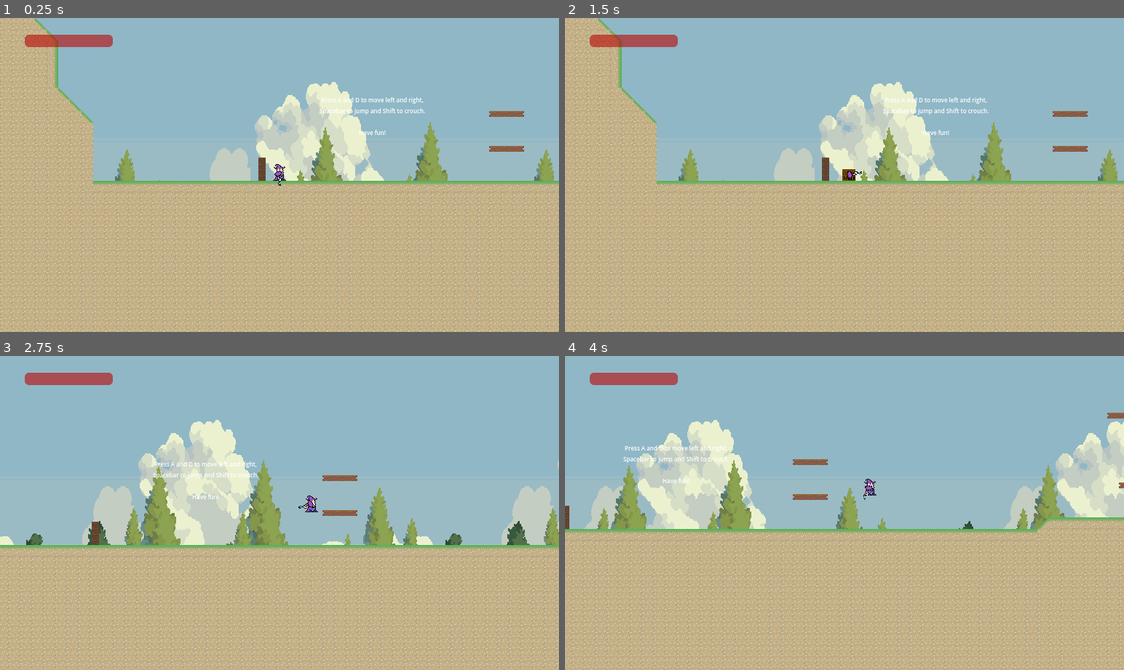
Above: before the commit, frames 1-4 (two rows, left to right).
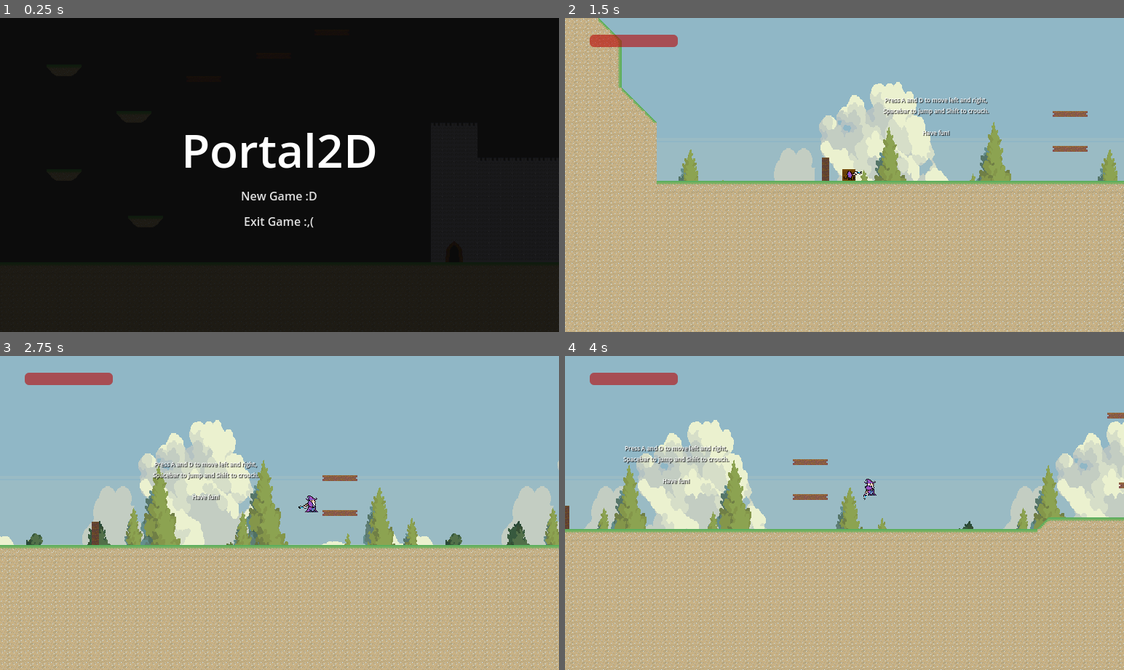
Above: after the commit, the same moments.

Repository: haruo-gabriel/portal2d
Game: Godot game, scene res://interface/scenes/main_menu/main_menu.tscn
Two runs of this game, one before a commit and one after it. Both use one fixed random seed, a clock stepped at 60 frames per second and the inputs below. Before the commit the project starts from res://levels/level_1/level_scene.tscn.
Inputs (mouse positions are in pixels of both pictures, inside the frame that each line leads up to):
- Up to frame 1 (0.25 s): no input
- Up to frame 2 (1.5 s): click (844, 196) at 0.5 s, where only the run after the commit has a clickable "New Game :D"; tap A (move_left) at 1.25 s; move the mouse to (967, 159) at 1.27 s; hold D (move_right) from 1.28 s (still down); hold Shift (crouch) from 1.28 s (still down)
- Up to frame 3 (2.75 s): keep holding D (move_right); tap Space (jump) at 1.52, 2.27 s; tap A (move_left) at 2 s; move the mouse to (167, 528) at 2.02 s; release Shift (crouch) at 2.03 s; click (167, 528) at 2.1 s
- Up to frame 4 (4 s): tap A (move_left) at 2.75 s; move the mouse to (900, 443) at 2.77 s; release D (move_right) at 2.78 s; hold A (move_left) 2.78-3.53 s; right-click (900, 443) at 2.85 s; move the mouse to (816, 575) at 3.52 s; hold D (move_right) from 3.53 s (still down); tap Shift (crouch) at 3.6 s; tap Space (jump) at 3.77 s

The runs differ from the first frame. In frame 1, 100% of the frame differs, in the area x 0-100%, y 0-100%; in frame 2, 0.3%; in frame 3, 0.3%; in frame 4, 0.3%.

Commit message:
Organizing interface directories
Now, the main scene is main_menu.tscn.
The audio buses are fixed.
And some other tweaks.

Diff:
--- a/godot project/characters/player/player.tscn
+++ b/godot project/characters/player/player.tscn
@@ -182,18 +182,23 @@
 [node name="PortalGunshotSFX" type="AudioStreamPlayer" parent="."]
 stream = ExtResource("11_i1l3k")
 volume_db = 12.0
+bus = &"SFX"
 
 [node name="HitTakenSFX" type="AudioStreamPlayer" parent="."]
 stream = ExtResource("12_tmsxg")
+bus = &"SFX"
 
 [node name="JumpingSFX" type="AudioStreamPlayer" parent="."]
 stream = ExtResource("17_30li2")
+bus = &"SFX"
 
 [node name="LandingOnGrassSFX" type="AudioStreamPlayer" parent="."]
 stream = ExtResource("19_sietw")
+bus = &"SFX"
 
 [node name="LandingOnRockSFX" type="AudioStreamPlayer" parent="."]
 stream = ExtResource("22_7h58e")
+bus = &"SFX"
 
 [node name="Health" type="Node" parent="."]
 script = ExtResource("25_a7xhi")
--- a/godot project/default_bus_layout.tres
+++ b/godot project/default_bus_layout.tres
@@ -11,5 +11,5 @@
 bus/2/solo = false
 bus/2/mute = false
 bus/2/bypass_fx = false
-bus/2/volume_db = -33.0022
+bus/2/volume_db = -5.93425
 bus/2/send = &"Master"
--- a/godot project/interface/ending_credits.tscn
+++ b/godot project/interface/scenes/ending_credits/ending_credits.tscn
@@ -1,7 +1,7 @@
 [gd_scene load_steps=5 format=3 uid="uid://brlldqfwpgvlw"]
 
-[ext_resource type="Script" path="res://interface/ending_credits.gd" id="1_mmjqx"]
-[ext_resource type="AudioStream" uid="uid://dcc7x2s6uq6fg" path="res://interface/main_menu.wav" id="2_a1iot"]
+[ext_resource type="Script" path="res://interface/scenes/ending_credits/ending_credits.gd" id="1_x3m3b"]
+[ext_resource type="AudioStream" uid="uid://dcc7x2s6uq6fg" path="res://interface/scenes/main_menu/main_menu.wav" id="2_s55jm"]
 
 [sub_resource type="LabelSettings" id="LabelSettings_ijkpe"]
 font_size = 32
@@ -15,11 +15,11 @@
 anchor_bottom = 1.0
 grow_horizontal = 2
 grow_vertical = 2
-script = ExtResource("1_mmjqx")
+script = ExtResource("1_x3m3b")
 
 [node name="MainMenuMusic" type="AudioStreamPlayer" parent="."]
-stream = ExtResource("2_a1iot")
-volume_db = -80.0
+stream = ExtResource("2_s55jm")
+autoplay = true
 bus = &"Music"
 
 [node name="ColorRect" type="ColorRect" parent="."]
--- a/godot project/interface/main_menu.tscn
+++ b/godot project/interface/scenes/main_menu/main_menu.tscn
@@ -1,8 +1,8 @@
 [gd_scene load_steps=5 format=3 uid="uid://crkl8tssufrs4"]
 
-[ext_resource type="Script" path="res://interface/main_menu.gd" id="1_8dfm2"]
+[ext_resource type="Script" path="res://interface/scenes/main_menu/main_menu.gd" id="1_8dfm2"]
 [ext_resource type="TileSet" uid="uid://bxf11dynbrbke" path="res://levels/level_1/tile_set.tres" id="2_5a2tj"]
-[ext_resource type="AudioStream" uid="uid://dcc7x2s6uq6fg" path="res://interface/main_menu.wav" id="2_jbvjj"]
+[ext_resource type="AudioStream" uid="uid://dcc7x2s6uq6fg" path="res://interface/scenes/main_menu/main_menu.wav" id="2_jbvjj"]
 
 [sub_resource type="LabelSettings" id="LabelSettings_p5n8y"]
 font_size = 64
--- a/godot project/interface/pause.tscn
+++ b/godot project/interface/scenes/pause/pause.tscn
@@ -1,6 +1,6 @@
 [gd_scene load_steps=3 format=3 uid="uid://cq8lpg21erc5l"]
 
-[ext_resource type="Script" path="res://interface/pause.gd" id="1_lcqse"]
+[ext_resource type="Script" path="res://interface/scenes/pause/pause.gd" id="1_lcqse"]
 
 [sub_resource type="LabelSettings" id="LabelSettings_r4ed4"]
 font_size = 64
--- a/godot project/levels/level_1/level_scene.tscn
+++ b/godot project/levels/level_1/level_scene.tscn
@@ -7,7 +7,7 @@
 [ext_resource type="PackedScene" uid="uid://b5pd4lm1s4pue" path="res://levels/level_transition.tscn" id="3_l48s3"]
 [ext_resource type="PackedScene" uid="uid://nejou4ncohws" path="res://levels/level_2/level_scene.tscn" id="4_lbfwy"]
 [ext_resource type="Script" path="res://interface/follow_cam.gd" id="5_8bj3i"]
-[ext_resource type="PackedScene" uid="uid://cq8lpg21erc5l" path="res://interface/pause.tscn" id="6_vrxgd"]
+[ext_resource type="PackedScene" uid="uid://cq8lpg21erc5l" path="res://interface/scenes/pause/pause.tscn" id="6_vrxgd"]
 [ext_resource type="PackedScene" uid="uid://b754jenc4foku" path="res://interface/scenes/hud/hud.tscn" id="6_xax1y"]
 [ext_resource type="Texture2D" uid="uid://d1dlpvojon67h" path="res://levels/level_1/background/1.png" id="10_cwe01"]
 [ext_resource type="Script" path="res://levels/level_1/ParallaxBackground.gd" id="10_d54cc"]
@@ -17,6 +17,7 @@
 
 [sub_resource type="LabelSettings" id="LabelSettings_vgya4"]
 font_size = 8
+shadow_color = Color(0, 0, 0, 0.537255)
 
 [node name="LevelScene" type="Node2D"]
 script = ExtResource("1_chgl5")
--- a/godot project/levels/level_2/level_scene.tscn
+++ b/godot project/levels/level_2/level_scene.tscn
@@ -9,8 +9,8 @@
 [ext_resource type="PackedScene" uid="uid://b5pd4lm1s4pue" path="res://levels/level_transition.tscn" id="4_h8n1u"]
 [ext_resource type="PackedScene" uid="uid://byybmlwajwfcr" path="res://characters/moving_enemy/moving_enemy.tscn" id="5_g6sfx"]
 [ext_resource type="PackedScene" uid="uid://b754jenc4foku" path="res://interface/scenes/hud/hud.tscn" id="7_bqe4l"]
-[ext_resource type="PackedScene" uid="uid://cq8lpg21erc5l" path="res://interface/pause.tscn" id="8_5d8gg"]
-[ext_resource type="PackedScene" path="res://interface/ending_credits.tscn" id="8_yww80"]
+[ext_resource type="PackedScene" uid="uid://cq8lpg21erc5l" path="res://interface/scenes/pause/pause.tscn" id="8_5d8gg"]
+[ext_resource type="PackedScene" uid="uid://brlldqfwpgvlw" path="res://interface/scenes/ending_credits/ending_credits.tscn" id="8_tdesj"]
 
 [node name="LevelScene" type="Node2D"]
 script = ExtResource("1_8mwy2")
@@ -69,7 +69,7 @@
 
 [node name="LevelTransition" parent="." instance=ExtResource("4_h8n1u")]
 position = Vector2(3424, -528)
-target_scene = ExtResource("8_yww80")
+target_scene = ExtResource("8_tdesj")
 
 [node name="LevelMusic" type="AudioStreamPlayer" parent="."]
 process_mode = 3
--- a/godot project/project.godot
+++ b/godot project/project.godot
@@ -11,7 +11,7 @@
 [application]
 
 config/name="Portal 2D"
-run/main_scene="res://levels/level_1/level_scene.tscn"
+run/main_scene="res://interface/scenes/main_menu/main_menu.tscn"
 config/features=PackedStringArray("4.2", "GL Compatibility")
 config/icon="res://icon.png"
 
Renamed: godot project/interface/ending_credits.gd -> godot project/interface/scenes/ending_credits/ending_credits.gd
Renamed: godot project/interface/main_menu.gd -> godot project/interface/scenes/main_menu/main_menu.gd
Not shown, changed: godot project/interface/scenes/main_menu/main_menu.wav.import
Renamed: godot project/interface/pause.gd -> godot project/interface/scenes/pause/pause.gd
Not shown, added: godot project/interface/scenes/main_menu/main_menu.wav
